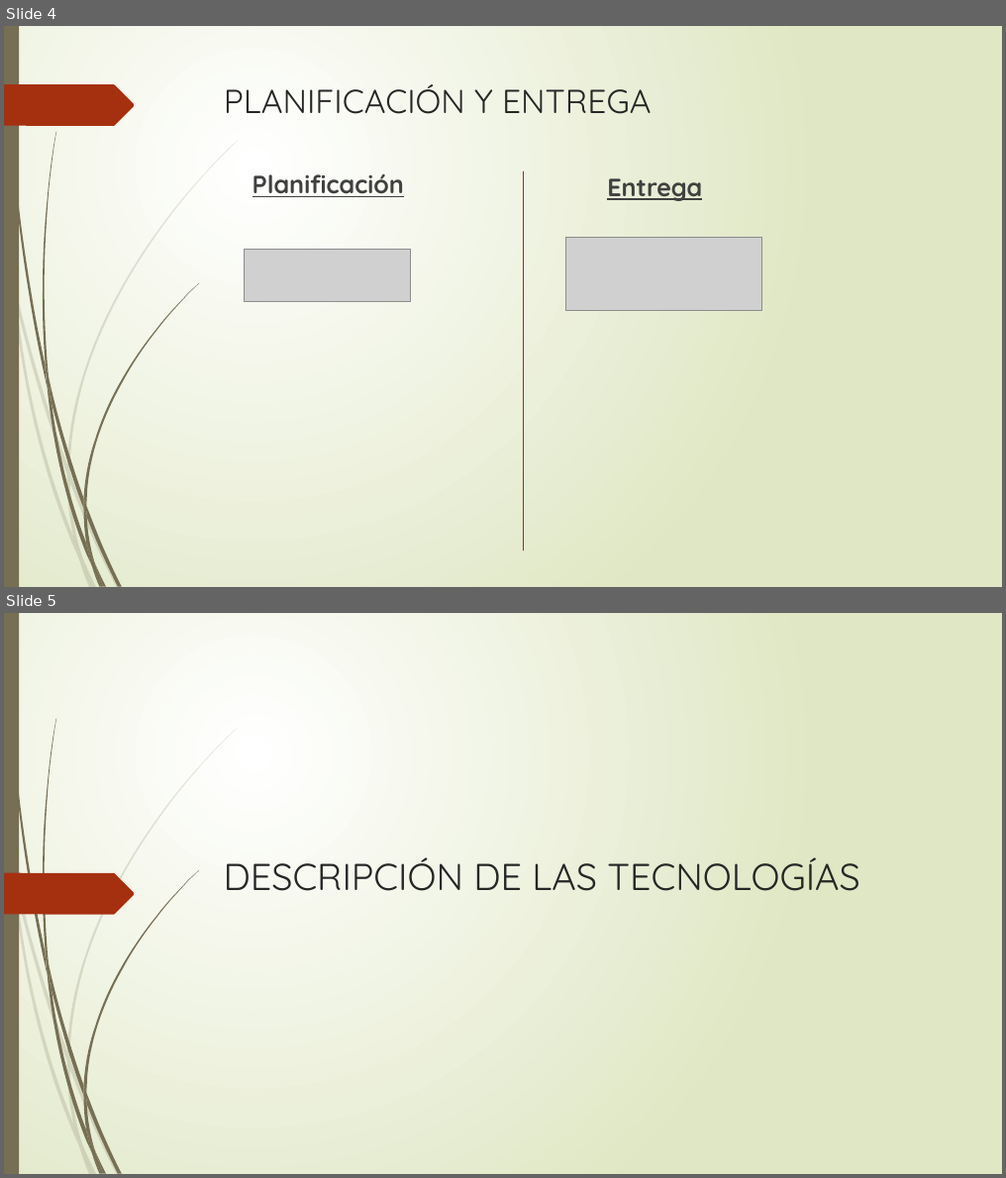
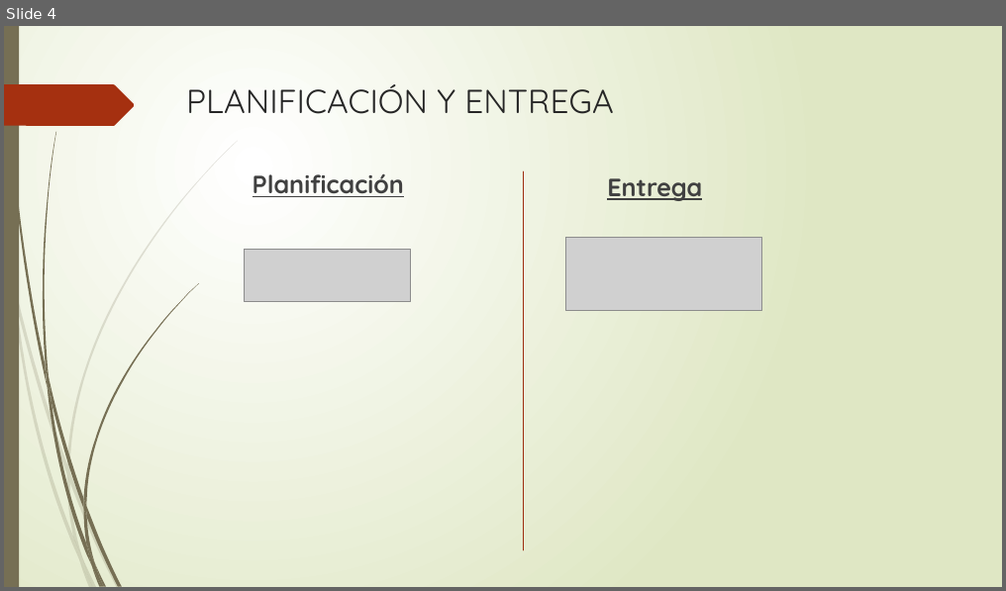
Before and after one commit to DiegoUAH/TG3, a slide deck: TG3_final.pptx. Shown one above the other, each under a label of ours: slides 4 and 5 before the commit, slide 4 after it. The pictures are 1006x1178 and 1006x591 pixels, drawn with LibreOffice and Linux fonts; fonts in the diff are those of the drawing; grey boxes stand for pictures. Boxes give left, top, right and bottom in pixels: in the first picture for what was removed or moved away, otherwise in the second. Text is boxed around its words. In the diff, an @@ line names an element or a change of style, - is before the commit and + after.

```diff
--- a/TG3_final.pptx
+++ b/TG3_final.pptx
@@ slide 5 removed at (x1=4, y1=613, x2=1002, y2=1174), background gradient #FFFFFF to #DFE8C4; not listed: 23 template elements that a slide beside it also shows @@
@@ freeform shape removed at (x1=4, y1=873, x2=135, y2=915) @@
@@ title removed at (x1=224, y1=858, x2=860, y2=891) @@
-DESCRIPCIÓN DE LAS TECNOLOGÍAS
@@ slide 4 changed as well @@
@@ title "PLANIFICACIÓN Y ENTREGA" moved from (x1=224, y1=84, x2=651, y2=114) to (x1=186, y1=84, x2=614, y2=114) @@
```
Also in this commit, not shown: 5 other slides changed, 18 slides added, 29 other slides removed.
